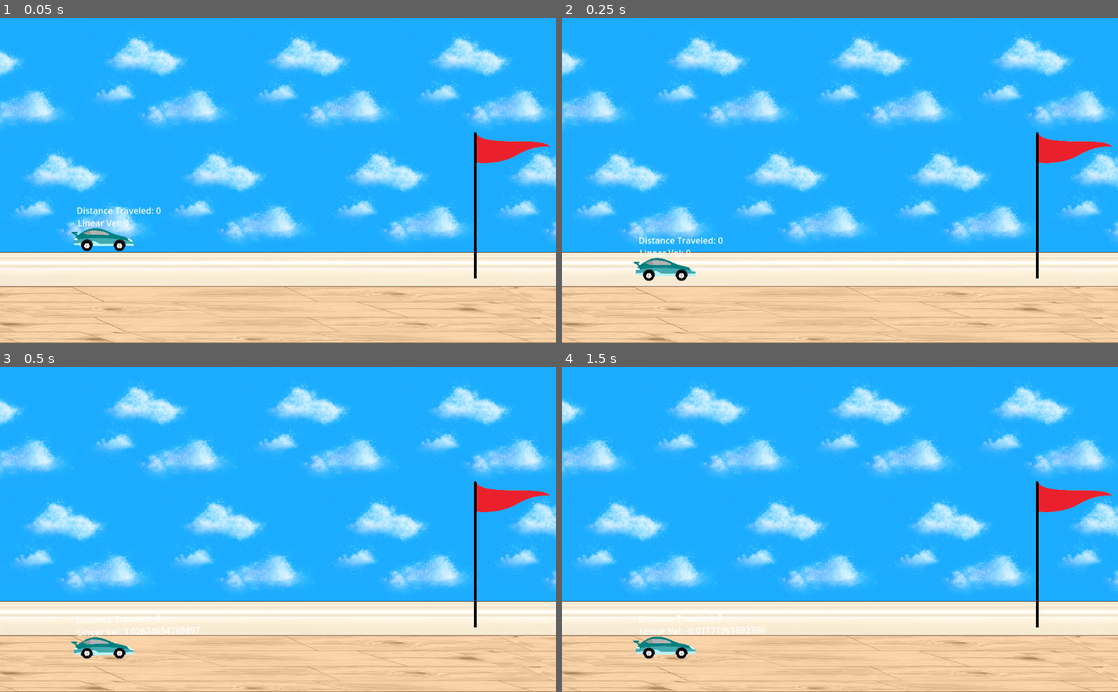
Above: before the commit, frames 1-4 (two rows, left to right).
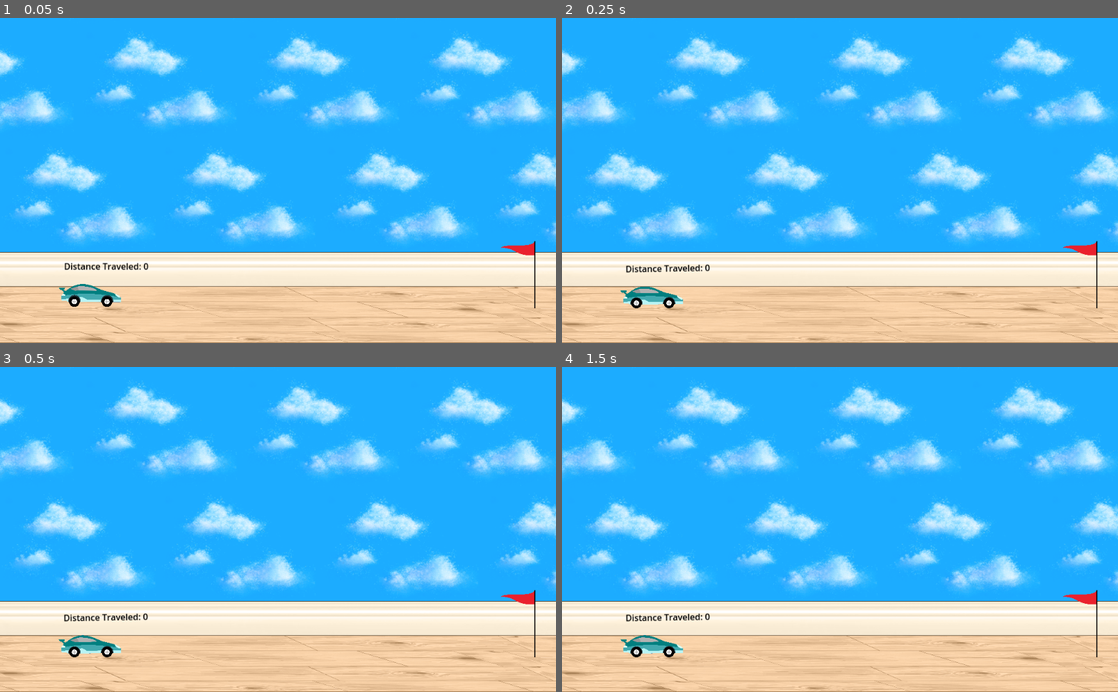
Above: after the commit, the same moments.

Repository: marquezp/car-game
Game: Godot game, scene res://Levels/level1.tscn
The game is run twice, just before and just after one commit, with the same random seed, the same clock (stepped at 60 frames per second) and the same inputs. Before the commit the project starts from res://Stage/game.tscn.
Inputs (mouse positions are in pixels of both pictures, inside the frame that each line leads up to):
- Up to frame 1 (0.05 s): no input
- Up to frame 2 (0.25 s): no input
- Up to frame 3 (0.5 s): no input
- Up to frame 4 (1.5 s): tap Enter at 0.5 s; drag from (662, 646) to (851, 620) at 0.52 s; tap Space at 1.25 s; drag from (728, 545) to (851, 620) at 1.27 s

The runs differ from the first frame. In frame 1, 2.5% of the frame differs, in the area x 10-99%, y 35-90%; in frame 2, 2.4%; in frame 3, 2.0%; in frame 4, 1.9%.

Commit message:
changed file structure and added a basic level template to create levels easily. Also added transitions between 3 basic levels

Diff:
--- a/Car/car.gd
+++ b/Car/car.gd
@@ -71,4 +71,3 @@
 
 	# Display debug info
 	distance_label.text = "Distance Traveled: " + str(int(distance_traveled))
-	linear_velocity_label.text = "Linear Vel: " + str(car.linear_velocity.x)
--- a/Car/car.tscn
+++ b/Car/car.tscn
@@ -9,7 +9,6 @@
 
 [node name="Car" type="RigidBody2D"]
 gravity_scale = 2.0
-linear_velocity = Vector2(-2000, 0)
 script = ExtResource("1_k1ttg")
 
 [node name="Sprite2D" type="Sprite2D" parent="."]
@@ -42,6 +41,7 @@
 offset_top = -60.0
 offset_right = 18.0
 offset_bottom = -37.0
+theme_override_colors/font_color = Color(0, 0, 0, 1)
 text = "Speed:"
 
 [node name="LinearVelocityLabel" type="Label" parent="."]
@@ -49,6 +49,7 @@
 offset_top = -37.0
 offset_right = 8.0
 offset_bottom = -14.0
+theme_override_colors/font_color = Color(0, 0, 0, 1)
 
 [node name="ClickBox" type="Area2D" parent="."]
 position = Vector2(13, 0)
--- /dev/null
+++ b/Levels/level1.tscn
@@ -0,0 +1,15 @@
+[gd_scene load_steps=4 format=3 uid="uid://b1mtjldt2ttw6"]
+
+[ext_resource type="PackedScene" uid="uid://cusdvax13dgwc" path="res://Levels/level_template.tscn" id="1_jdhaj"]
+[ext_resource type="PackedScene" uid="uid://cv70fssniyws5" path="res://Car/car.tscn" id="2_8ia72"]
+[ext_resource type="PackedScene" uid="uid://dqk6ncb0jc4y3" path="res://Stage/flag.tscn" id="3_31cmc"]
+
+[node name="Level1" type="Node2D"]
+
+[node name="LevelTemplate" parent="." instance=ExtResource("1_jdhaj")]
+
+[node name="Car" parent="." instance=ExtResource("2_8ia72")]
+position = Vector2(152, 505)
+
+[node name="Flag" parent="." instance=ExtResource("3_31cmc")]
+position = Vector2(985, 481)
--- /dev/null
+++ b/Levels/level2.tscn
@@ -0,0 +1,20 @@
+[gd_scene load_steps=5 format=3 uid="uid://bj1j1yc8rrevm"]
+
+[ext_resource type="PackedScene" uid="uid://cusdvax13dgwc" path="res://Levels/level_template.tscn" id="1_2dr54"]
+[ext_resource type="PackedScene" uid="uid://cv70fssniyws5" path="res://Car/car.tscn" id="2_ocbo8"]
+[ext_resource type="PackedScene" uid="uid://dqk6ncb0jc4y3" path="res://Stage/flag.tscn" id="3_682ff"]
+[ext_resource type="PackedScene" uid="uid://bun32233l0ftl" path="res://Stage/carpet.tscn" id="4_xxqeh"]
+
+[node name="Level2" type="Node2D"]
+
+[node name="LevelTemplate" parent="." instance=ExtResource("1_2dr54")]
+
+[node name="Flag" parent="." instance=ExtResource("3_682ff")]
+position = Vector2(984, 479)
+
+[node name="Carpet" parent="." instance=ExtResource("4_xxqeh")]
+position = Vector2(455, 548)
+scale = Vector2(6.40001, 6.40001)
+
+[node name="Car" parent="." instance=ExtResource("2_ocbo8")]
+position = Vector2(196, 422)
--- /dev/null
+++ b/Levels/level3.tscn
@@ -0,0 +1,133 @@
+[gd_scene load_steps=20 format=3 uid="uid://eybshl5aijmx"]
+
+[ext_resource type="PackedScene" uid="uid://cusdvax13dgwc" path="res://Levels/level_template.tscn" id="1_dompn"]
+[ext_resource type="PackedScene" uid="uid://dqk6ncb0jc4y3" path="res://Stage/flag.tscn" id="2_vow2u"]
+[ext_resource type="PackedScene" uid="uid://cv70fssniyws5" path="res://Car/car.tscn" id="3_4cr4c"]
+[ext_resource type="Script" path="res://addons/rmsmartshape/shapes/shape.gd" id="4_0qehq"]
+[ext_resource type="Script" path="res://addons/rmsmartshape/vertex_properties.gd" id="5_fp7ys"]
+[ext_resource type="Script" path="res://addons/rmsmartshape/shapes/point.gd" id="6_8tp8d"]
+[ext_resource type="Script" path="res://addons/rmsmartshape/shapes/point_array.gd" id="7_gm8n6"]
+[ext_resource type="Script" path="res://addons/rmsmartshape/materials/edge_material_metadata.gd" id="8_b41s2"]
+[ext_resource type="Script" path="res://addons/rmsmartshape/materials/shape_material.gd" id="9_quf80"]
+
+[sub_resource type="Resource" id="Resource_ovu6b"]
+script = ExtResource("5_fp7ys")
+texture_idx = 0
+flip = false
+width = 1.0
+
+[sub_resource type="Resource" id="Resource_xkex8"]
+script = ExtResource("6_8tp8d")
+position = Vector2(-97.3799, 35.3445)
+point_in = Vector2(0, 0)
+point_out = Vector2(0, 0)
+properties = SubResource("Resource_ovu6b")
+
+[sub_resource type="Resource" id="Resource_0s3s8"]
+script = ExtResource("5_fp7ys")
+texture_idx = 0
+flip = false
+width = 1.0
+
+[sub_resource type="Resource" id="Resource_lq5qg"]
+script = ExtResource("6_8tp8d")
+position = Vector2(48.0078, -58.1924)
+point_in = Vector2(0, 0)
+point_out = Vector2(0, 0)
+properties = SubResource("Resource_0s3s8")
+
+[sub_resource type="Resource" id="Resource_3772a"]
+script = ExtResource("5_fp7ys")
+texture_idx = 0
+flip = false
+width = 1.0
+
+[sub_resource type="Resource" id="Resource_826pg"]
+script = ExtResource("6_8tp8d")
+position = Vector2(45.6293, 33.3765)
+point_in = Vector2(0, 0)
+point_out = Vector2(0, 0)
+properties = SubResource("Resource_3772a")
+
+[sub_resource type="Resource" id="Resource_vtr3d"]
+script = ExtResource("5_fp7ys")
+texture_idx = 0
+flip = false
+width = 1.0
+
+[sub_resource type="Resource" id="Resource_73yqo"]
+script = ExtResource("6_8tp8d")
+position = Vector2(-97.3799, 35.3445)
+point_in = Vector2(0, 0)
+point_out = Vector2(0, 0)
+properties = SubResource("Resource_vtr3d")
+
+[sub_resource type="Resource" id="Resource_4x7bt"]
+script = ExtResource("7_gm8n6")
+_points = {
+0: SubResource("Resource_xkex8"),
+1: SubResource("Resource_lq5qg"),
+2: SubResource("Resource_826pg"),
+3: SubResource("Resource_73yqo")
+}
+_point_order = PackedInt32Array(0, 1, 2, 3)
+_constraints = {
+Vector2i(0, 3): 15
+}
+_next_key = 4
+_material_overrides = {}
+tessellation_stages = 3
+tessellation_tolerance = 6.0
+curve_bake_interval = 20.0
+
+[sub_resource type="Resource" id="Resource_vc8ro"]
+script = ExtResource("9_quf80")
+_edge_meta_materials = Array[ExtResource("8_b41s2")]([])
+fill_textures = Array[Texture2D]([])
+fill_texture_z_index = -10
+fill_texture_show_behind_parent = false
+fill_texture_scale = 1.0
+fill_texture_absolute_position = false
+fill_texture_absolute_rotation = false
+fill_texture_offset = Vector2(0, 0)
+fill_texture_angle_offset = 0.0
+fill_mesh_offset = 0.0
+render_offset = 0.0
+
+[node name="Level3" type="Node2D"]
+
+[node name="LevelTemplate" parent="." instance=ExtResource("1_dompn")]
+
+[node name="Flag" parent="." instance=ExtResource("2_vow2u")]
+position = Vector2(984, 480)
+
+[node name="Car" parent="." instance=ExtResource("3_4cr4c")]
+position = Vector2(120, 506)
+
+[node name="StaticBody2D" type="StaticBody2D" parent="."]
+position = Vector2(473, 499)
+
+[node name="SS2D_Shape" type="Node2D" parent="StaticBody2D"]
+script = ExtResource("4_0qehq")
+_points = SubResource("Resource_4x7bt")
+shape_material = SubResource("Resource_vc8ro")
+collision_polygon_node_path = NodePath("../CollisionPolygon2D")
+
+[node name="CollisionPolygon2D" type="CollisionPolygon2D" parent="StaticBody2D"]
+modulate = Color(1, 1, 1, 0.3)
+polygon = PackedVector2Array(-97.3799, 35.3445, 48.0078, -58.1924, 45.6293, 33.3765, -97.3799, 35.3445)
+
+[node name="StaticBody2D2" type="StaticBody2D" parent="."]
+position = Vector2(669, 500)
+rotation = -0.0156288
+scale = Vector2(-1.04413, 1)
+
+[node name="SS2D_Shape" type="Node2D" parent="StaticBody2D2"]
+script = ExtResource("4_0qehq")
+_points = SubResource("Resource_4x7bt")
+shape_material = SubResource("Resource_vc8ro")
+collision_polygon_node_path = NodePath("../CollisionPolygon2D")
+
+[node name="CollisionPolygon2D" type="CollisionPolygon2D" parent="StaticBody2D2"]
+modulate = Color(1, 1, 1, 0.3)
+polygon = PackedVector2Array(-97.38, 35.3445, 48.0078, -58.1925, 45.6293, 33.3765, -97.38, 35.3445)
--- /dev/null
+++ b/Levels/level_template.tscn
@@ -0,0 +1,37 @@
+[gd_scene load_steps=5 format=3 uid="uid://cusdvax13dgwc"]
+
+[ext_resource type="Texture2D" uid="uid://bdto13wmljyvy" path="res://Assets/background.png" id="1_scnnf"]
+[ext_resource type="Texture2D" uid="uid://q5plg1t14t7w" path="res://Assets/floor.png" id="2_u1m5q"]
+
+[sub_resource type="RectangleShape2D" id="RectangleShape2D_07t6k"]
+size = Vector2(3494.88, 152.381)
+
+[sub_resource type="RectangleShape2D" id="RectangleShape2D_bdbni"]
+size = Vector2(1175, 75.5)
+
+[node name="LevelTemplate" type="Node2D"]
+
+[node name="WallPaper" type="Sprite2D" parent="."]
+scale = Vector2(0.292742, 0.292742)
+texture = ExtResource("1_scnnf")
+centered = false
+
+[node name="Floor" type="StaticBody2D" parent="."]
+position = Vector2(684.284, 535.82)
+scale = Vector2(0.293, 0.42)
+
+[node name="FloorSprite" type="Sprite2D" parent="Floor"]
+position = Vector2(-588, -571)
+texture = ExtResource("2_u1m5q")
+
+[node name="CollisionShape2D" type="CollisionShape2D" parent="Floor"]
+position = Vector2(-588, 76.619)
+shape = SubResource("RectangleShape2D_07t6k")
+
+[node name="LWall" type="StaticBody2D" parent="."]
+position = Vector2(-22, 240)
+scale = Vector2(0.0399976, 7.68)
+
+[node name="CollisionShape2D" type="CollisionShape2D" parent="LWall"]
+position = Vector2(-1, 5)
+shape = SubResource("RectangleShape2D_bdbni")
--- a/Stage/background.tscn
+++ /dev/null
@@ -1,16 +0,0 @@
-[gd_scene load_steps=3 format=3 uid="uid://cio68jgohdv5f"]
-
-[ext_resource type="Texture2D" uid="uid://bdto13wmljyvy" path="res://Assets/background.png" id="1_ilkhr"]
-[ext_resource type="Texture2D" uid="uid://q5plg1t14t7w" path="res://Assets/floor.png" id="2_mhi82"]
-
-[node name="Background" type="Node2D"]
-
-[node name="Wall" type="Sprite2D" parent="."]
-scale = Vector2(0.292742, 0.292742)
-texture = ExtResource("1_ilkhr")
-centered = false
-
-[node name="Floor" type="Sprite2D" parent="."]
-position = Vector2(512, 296)
-scale = Vector2(0.293, 0.42)
-texture = ExtResource("2_mhi82")
--- a/Stage/carpet.gd
+++ b/Stage/carpet.gd
@@ -1,7 +1,7 @@
 extends Area2D
 
 # TODO mess around with this factor when playtesting
-@export var damping_factor: float = 0.9
+@export var damping_factor: float = 0.7
 
 func _ready():
 	connect("body_entered", self._on_body_entered)
--- a/Stage/carpet.tscn
+++ b/Stage/carpet.tscn
@@ -1,12 +1,19 @@
-[gd_scene load_steps=3 format=3 uid="uid://bun32233l0ftl"]
+[gd_scene load_steps=4 format=3 uid="uid://bun32233l0ftl"]
 
 [ext_resource type="Script" path="res://Stage/carpet.gd" id="1_fkrdo"]
+[ext_resource type="Texture2D" uid="uid://c7ty1pvh53krt" path="res://Assets/gray-carpet-texture.jpg" id="2_csx45"]
 
 [sub_resource type="RectangleShape2D" id="RectangleShape2D_mwjmn"]
-size = Vector2(11, 20)
+size = Vector2(16, 16)
 
 [node name="Carpet" type="Area2D"]
 script = ExtResource("1_fkrdo")
 
+[node name="Sprite2D" type="Sprite2D" parent="."]
+
+[node name="Gray-carpet-texture" type="Sprite2D" parent="."]
+scale = Vector2(0.00484848, 0.00484848)
+texture = ExtResource("2_csx45")
+
 [node name="CollisionShape2D" type="CollisionShape2D" parent="."]
 shape = SubResource("RectangleShape2D_mwjmn")
--- a/Stage/flag.gd
+++ b/Stage/flag.gd
@@ -1,11 +1,21 @@
 extends Area2D
 
-@onready var game: Node = $".."
+const FILE_BEGIN = "res://Levels/level"
+@export var max_level: int = 3
 
 func _ready():
 	connect("body_entered", self._on_body_entered)
 
 func _on_body_entered(body):
-	# notify game script to handle end of stage
-	if body.name == "Car":
-		game.stage_over()
+	# script that handles end of stage
+	var current_scene_file = get_tree().current_scene.scene_file_path
+	var next_level_number = current_scene_file.to_int() + 1
+
+	if next_level_number <= max_level and body.name == "Car":
+		var next_level_path = FILE_BEGIN + str(next_level_number) + ".tscn"
+		call_deferred("change_level", next_level_path) # lets physics objects finish their process
+	else:
+		print("game over")
+
+func change_level(scene_path):
+	get_tree().change_scene_to_file(scene_path)
--- a/Stage/flag.tscn
+++ b/Stage/flag.tscn
@@ -4,16 +4,16 @@
 [ext_resource type="Script" path="res://Stage/flag.gd" id="1_8nebc"]
 
 [sub_resource type="RectangleShape2D" id="RectangleShape2D_mwjmn"]
-size = Vector2(11, 20)
+size = Vector2(27, 72.5)
 
-[node name="Carpet" type="Area2D"]
+[node name="Flag" type="Area2D"]
 script = ExtResource("1_8nebc")
 
 [node name="CollisionShape2D" type="CollisionShape2D" parent="."]
-position = Vector2(0.5, 0)
+position = Vector2(0, 18.25)
 shape = SubResource("RectangleShape2D_mwjmn")
 
 [node name="Sprite2D" type="Sprite2D" parent="."]
-position = Vector2(9, -10)
-scale = Vector2(0.0384311, 0.0384311)
+position = Vector2(-27, -8)
+scale = Vector2(-0.118, 0.118)
 texture = ExtResource("1_0djre")
--- a/Stage/game.tscn
+++ /dev/null
@@ -1,147 +0,0 @@
-[gd_scene load_steps=23 format=3 uid="uid://cxie5le7qqpdg"]
-
-[ext_resource type="PackedScene" uid="uid://bun32233l0ftl" path="res://Stage/carpet.tscn" id="1_6vxmh"]
-[ext_resource type="PackedScene" uid="uid://cv70fssniyws5" path="res://Car/car.tscn" id="1_tosj2"]
-[ext_resource type="Script" path="res://game.gd" id="1_u52fw"]
-[ext_resource type="Script" path="res://addons/rmsmartshape/shapes/shape.gd" id="2_jwtaw"]
-[ext_resource type="Script" path="res://addons/rmsmartshape/vertex_properties.gd" id="3_pclng"]
-[ext_resource type="Script" path="res://addons/rmsmartshape/shapes/point.gd" id="4_1clk3"]
-[ext_resource type="Script" path="res://addons/rmsmartshape/shapes/point_array.gd" id="5_kg1je"]
-[ext_resource type="Script" path="res://addons/rmsmartshape/materials/edge_material_metadata.gd" id="6_yg0kl"]
-[ext_resource type="Script" path="res://addons/rmsmartshape/materials/shape_material.gd" id="7_l7irc"]
-[ext_resource type="PackedScene" uid="uid://cio68jgohdv5f" path="res://Stage/background.tscn" id="9_x6kiy"]
-[ext_resource type="PackedScene" uid="uid://dqk6ncb0jc4y3" path="res://Stage/flag.tscn" id="10_trdts"]
-
-[sub_resource type="RectangleShape2D" id="RectangleShape2D_xl807"]
-size = Vector2(1175, 75.5)
-
-[sub_resource type="Resource" id="Resource_0dy3h"]
-script = ExtResource("3_pclng")
-texture_idx = 0
-flip = false
-width = 1.0
-
-[sub_resource type="Resource" id="Resource_rbogt"]
-script = ExtResource("4_1clk3")
-position = Vector2(-261.594, 45.4946)
-point_in = Vector2(0, 0)
-point_out = Vector2(0, 0)
-properties = SubResource("Resource_0dy3h")
-
-[sub_resource type="Resource" id="Resource_2hxha"]
-script = ExtResource("3_pclng")
-texture_idx = 0
-flip = false
-width = 1.0
-
-[sub_resource type="Resource" id="Resource_lbyby"]
-script = ExtResource("4_1clk3")
-position = Vector2(128.901, -117.528)
-point_in = Vector2(0, 0)
-point_out = Vector2(0, 0)
-properties = SubResource("Resource_2hxha")
-
-[sub_resource type="Resource" id="Resource_6hx1w"]
-script = ExtResource("3_pclng")
-texture_idx = 0
-flip = false
-width = 1.0
-
-[sub_resource type="Resource" id="Resource_2q6kw"]
-script = ExtResource("4_1clk3")
-position = Vector2(130.165, 35.3846)
-point_in = Vector2(0, 0)
-point_out = Vector2(0, 0)
-properties = SubResource("Resource_6hx1w")
-
-[sub_resource type="Resource" id="Resource_xadeu"]
-script = ExtResource("3_pclng")
-texture_idx = 0
-flip = false
-width = 1.0
-
-[sub_resource type="Resource" id="Resource_216uj"]
-script = ExtResource("4_1clk3")
-position = Vector2(-261.594, 45.4946)
-point_in = Vector2(0, 0)
-point_out = Vector2(0, 0)
-properties = SubResource("Resource_xadeu")
-
-[sub_resource type="Resource" id="Resource_asu6i"]
-script = ExtResource("5_kg1je")
-_points = {
-0: SubResource("Resource_rbogt"),
-1: SubResource("Resource_lbyby"),
-2: SubResource("Resource_2q6kw"),
-3: SubResource("Resource_216uj")
-}
-_point_order = PackedInt32Array(0, 1, 2, 3)
-_constraints = {
-Vector2i(0, 3): 15
-}
-_next_key = 4
-_material_overrides = {}
-tessellation_stages = 3
-tessellation_tolerance = 6.0
-curve_bake_interval = 20.0
-
-[sub_resource type="Resource" id="Resource_rahly"]
-script = ExtResource("7_l7irc")
-_edge_meta_materials = Array[ExtResource("6_yg0kl")]([])
-fill_textures = Array[Texture2D]([])
-fill_texture_z_index = -10
-fill_texture_show_behind_parent = false
-fill_texture_scale = 1.0
-fill_texture_absolute_position = false
-fill_texture_absolute_rotation = false
-fill_texture_offset = Vector2(0, 0)
-fill_texture_angle_offset = 0.0
-fill_mesh_offset = 0.0
-render_offset = 0.0
-
-[node name="Game" type="Node"]
-script = ExtResource("1_u52fw")
-
-[node name="Background" parent="." instance=ExtResource("9_x6kiy")]
-
-[node name="Carpet" parent="." instance=ExtResource("1_6vxmh")]
-position = Vector2(530, 469)
-scale = Vector2(4.72, 6.68)
-
-[node name="Floor" type="StaticBody2D" parent="."]
-position = Vector2(588, 571)
-
-[node name="CollisionShape2D" type="CollisionShape2D" parent="Floor"]
-position = Vector2(-1, 5)
-shape = SubResource("RectangleShape2D_xl807")
-
-[node name="Car" parent="." instance=ExtResource("1_tosj2")]
-position = Vector2(175, 402)
-linear_velocity = Vector2(0, 0)
-
-[node name="Ramp" type="StaticBody2D" parent="."]
-position = Vector2(945, 547)
-rotation = 0.0290625
-
-[node name="SS2D_Shape" type="Node2D" parent="Ramp"]
-position = Vector2(60.6594, -50.5495)
-script = ExtResource("2_jwtaw")
-_points = SubResource("Resource_asu6i")
-shape_material = SubResource("Resource_rahly")
-collision_polygon_node_path = NodePath("../CollisionPolygon2D")
-
-[node name="CollisionPolygon2D" type="CollisionPolygon2D" parent="Ramp"]
-modulate = Color(1, 1, 1, 0.3)
-polygon = PackedVector2Array(-200.935, -5.0549, 189.56, -168.077, 190.824, -15.1649, -200.935, -5.0549)
-
-[node name="LWall" type="StaticBody2D" parent="."]
-position = Vector2(-22, 240)
-scale = Vector2(0.0399976, 7.68)
-
-[node name="CollisionShape2D" type="CollisionShape2D" parent="LWall"]
-position = Vector2(-1, 5)
-shape = SubResource("RectangleShape2D_xl807")
-
-[node name="Flag" parent="." instance=ExtResource("10_trdts")]
-position = Vector2(874, 411)
-scale = Vector2(6.72, 6.72)
--- a/game.gd
+++ /dev/null
@@ -1,8 +0,0 @@
-# This script is supposed to handle the stage transitions
-extends Node
-
-func stage_over():
-	call_deferred("reset_stage")
-
-func reset_stage():
-	get_tree().reload_current_scene()
--- a/project.godot
+++ b/project.godot
@@ -11,7 +11,7 @@
 [application]
 
 config/name="car-game"
-run/main_scene="res://Stage/game.tscn"
+run/main_scene="res://Levels/level1.tscn"
 config/features=PackedStringArray("4.3", "Mobile")
 
 [display]
Not shown, added: Assets/gray-carpet-texture.jpg.import
Not shown, added: Assets/gray-carpet-texture.jpg
